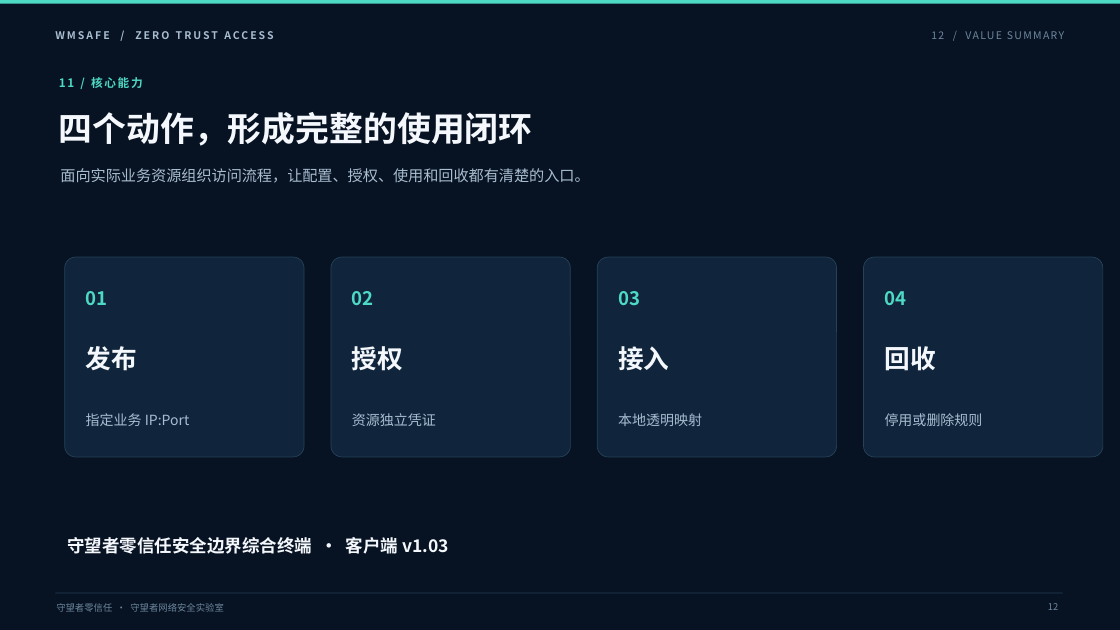
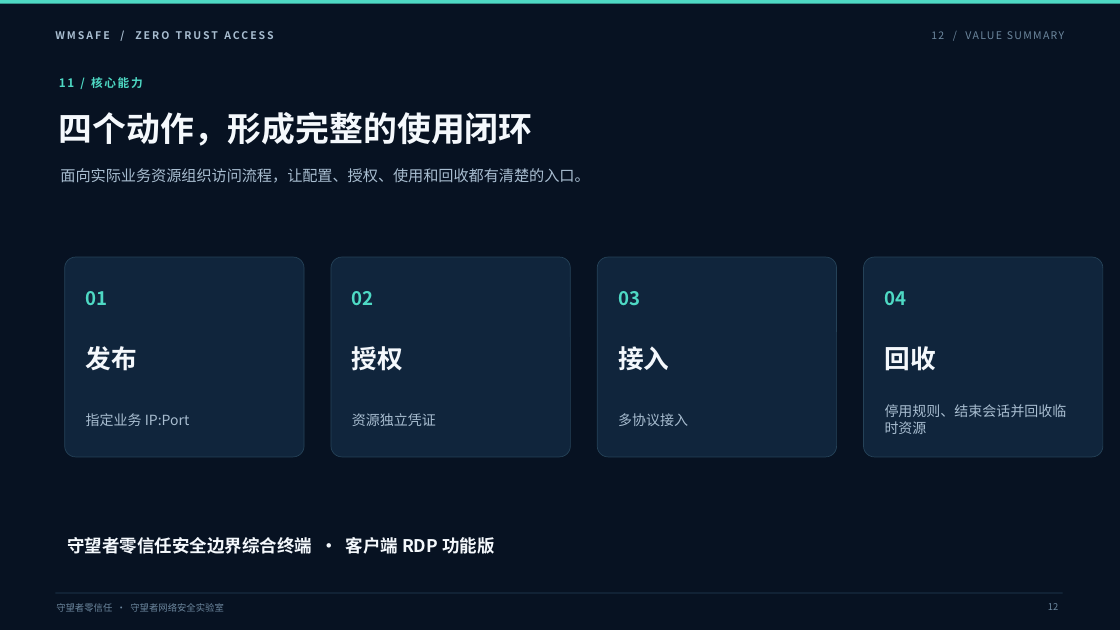
Before and after one commit to wmsafe/wmsafe.github.io, a slide deck: slide 12 of media/wmsafe-product-presentation.pptx. Drawn at 1120x630 pixels with LibreOffice and Linux fonts; fonts in the diff are those of the drawing. Boxes give left, top, right and bottom in pixels: in the first picture for what was removed or moved away, otherwise in the second. Text is boxed around its words. In the diff, an @@ line names an element or a change of style, - is before the commit and + after.

```diff
--- a/media/wmsafe-product-presentation.pptx
+++ b/media/wmsafe-product-presentation.pptx
@@ text at <box>618,413,688,426</box>: text changed @@
-本地透明映射
+多协议接入
@@ text at <box>885,404,1067,434</box>: text changed @@
-停用或删除规则
+停用规则、结束会话并回收临时资源
@@ text at <box>67,537,494,554</box>: text changed @@
-守望者零信任安全边界综合终端 · 客户端 v1.03
+守望者零信任安全边界综合终端 · 客户端 RDP 功能版
```
Also in this commit, not shown: 6 other slides changed, 12 other files.
